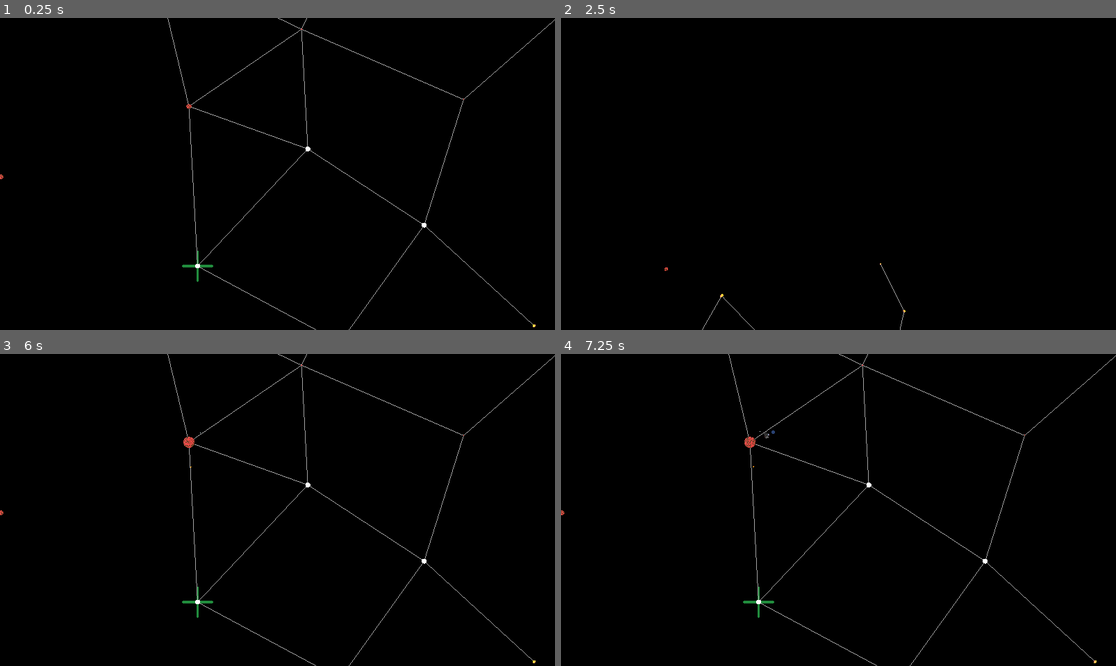
Above: before the commit, frames 1-4 (two rows, left to right).
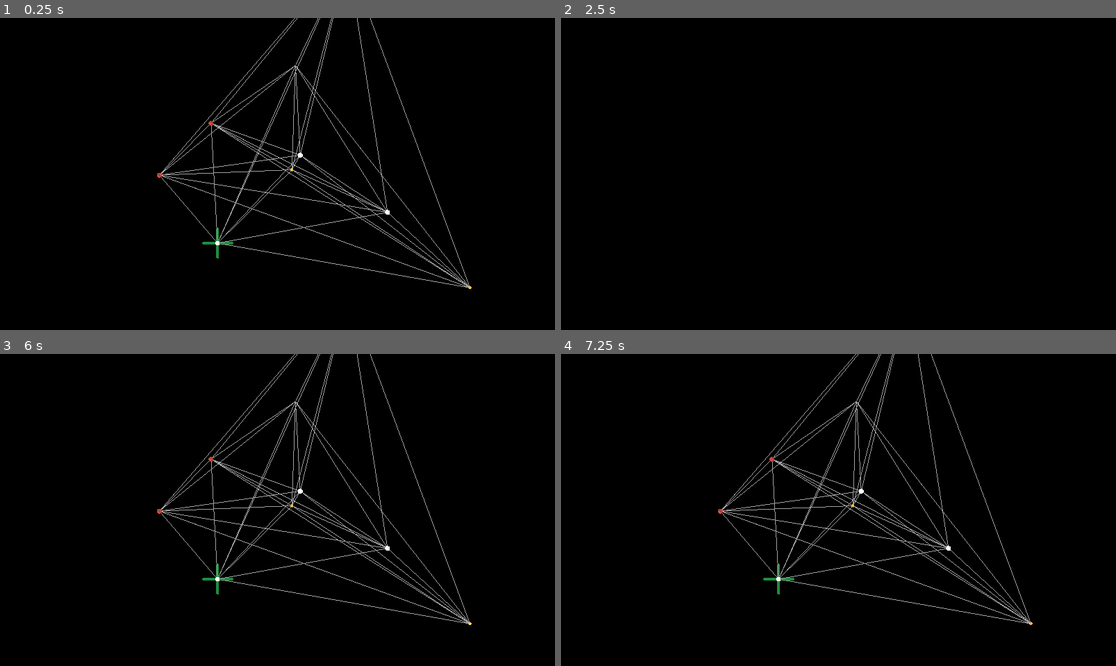
Above: after the commit, the same moments.

Repository: NoahMSchool/SpaceStrategyGame
Game: Godot game, scene res://Galaxy/galaxy.tscn
Same seed, same stepped clock (60 frames per second), same inputs: the game is played once before the commit and once after it.
Inputs (mouse positions are in pixels of both pictures, inside the frame that each line leads up to):
- Up to frame 1 (0.25 s): no input
- Up to frame 2 (2.5 s): tap Enter at 0.5, 2 s; move the mouse to (960, 158) at 0.52 s; tap A (a) at 0.6 s; tap M (m) at 0.8, 1.35 s; tap Space at 1.25 s; move the mouse to (727, 189) at 1.27 s; tap R (r) at 1.55, 2.1 s; move the mouse to (894, 105) at 2.02 s; tap S (s) at 2.3 s
- Up to frame 3 (6 s): tap Space at 2.75, 4.25 s; move the mouse to (249, 572) at 2.77 s; tap S (s) at 2.85 s; tap T (t) at 3.05, 3.6 s; tap Enter at 3.5 s; move the mouse to (444, 556) at 3.52 s; tap X (x) at 3.8, 4.35 s; move the mouse to (111, 463) at 4.27 s; tap Z (z) at 4.55, 5.1 s; move the mouse to (305, 510) at 5.02 s; tap A (a) at 5.3 s; move the mouse to (194, 432) at 5.77 s; click (194, 432) at 5.85 s
- Up to frame 4 (7.25 s): tap M (m) at 6.05 s; move the mouse to (960, 494) at 6.52 s; tap Middle mouse button (MouseWheelClick) at 6.6 s; tap R (r) at 6.8 s

The runs differ from the first frame. In frame 1, 2.8% of the frame differs, in the area x 0-100%, y 0-100%; in frame 2, less than 0.1%; in frame 3, 2.8%; in frame 4, 2.9%.
Error after the commit: Invalid access to property or key 'team' on a base object of type 'Node3D (SolarSystem)'. (res://StarAStar.gd:12)

Commit message:
Made drawing lines seperate from generating AStar

Diff:
--- a/Galaxy/galaxy.tscn
+++ b/Galaxy/galaxy.tscn
@@ -24,8 +24,7 @@
 
 [node name="Galaxy" type="Node3D" unique_id=1524020374]
 script = ExtResource("1_dkrcd")
-min_system_separation = 10.0
-max_system_count = 15
+max_connection_distance = 21
 
 [node name="WorldEnvironment" type="WorldEnvironment" parent="." unique_id=1426894719]
 environment = SubResource("Environment_7c7pm")
--- a/Galaxy/galaxy_generator.gd
+++ b/Galaxy/galaxy_generator.gd
@@ -10,7 +10,8 @@
 	set (val):
 		print("Changing Max Connection to", val)
 		max_connection_distance = val
-		algo = set_up_astar(max_connection_distance)
+		algo = make_astar_algorithm(max_connection_distance)
+		draw_algorithm_lines(algo)
 
 #const galaxy_radius = 100
 @export var disc_height = 10
@@ -86,14 +87,25 @@
 	if systems.size()>0:
 		target_system = systems[0]
 
-	algo = set_up_astar(max_connection_distance)
+	algo = make_astar_algorithm(max_connection_distance)
+	draw_algorithm_lines(algo)
 
+func draw_algorithm_lines(algo: StarAStar3D):
+	Draw3D.delete_planet_lines()
+	var algo_points = algo.get_point_ids()
+	for p1 in algo_points:
+		var p1_pos = algo.get_point_position(p1)
+		var p1_connections = algo.get_point_connections(p1)
+		for p2 in p1_connections:
+			var p2_pos = algo.get_point_position(p2)
+			if not algo.is_filtered(p1, p2):
+				Draw3D.draw_line(p1_pos, p2_pos)
 
-func set_up_astar(max_distance):
+func make_astar_algorithm(max_distance):
 	var new_algo := StarAStar3D.new()
 	#print("Generating with max ", max_distance, " and systems ", systems.size())
 
-	if (!systems.size()):
+	if !systems.size():
 		return new_algo
 
 	new_algo.set_neighbor_filter_enabled(true)
@@ -107,15 +119,12 @@
 		for sys2 in systems:
 			if sys1 != sys2:
 				new_algo.connect_points(sys1.get_instance_id(), sys2.get_instance_id())
-				if sys1.position.distance_to(sys2.position)<max_distance:
-					Draw3D.draw_line(sys1.position,sys2.position)
-	#print("We have systems ", systems.size())
 	return new_algo
 
 func set_system_disabled(sys: SolarSystem, disabled: bool = true):
 	algo.set_point_disabled(sys.get_instance_id(), disabled)
 	print("Setting disabled ", disabled, " on system ", sys)
-
+	draw_algorithm_lines(algo)
 func get_next_step(from, to):
 	var next = null
 	if from and to and from != to:
--- a/SolarSystem/solar_system.gd
+++ b/SolarSystem/solar_system.gd
@@ -284,9 +284,9 @@
 	new_supply_ship.final_destination_system = galaxy.target_system
 
 func accept_ship(ship):
-	print("Accepting at ", self, global_position)
 	if ship.next_system and ship.next_system != self: #check if ship is going to this system
 		return
+	print("Accepting at ", self, global_position)
 	if self != ship.final_destination_system:
 		var next_destination : SolarSystem = galaxy.get_next_step(self, ship.final_destination_system)
 		if next_destination:
--- a/SpaceShip/base_space_ship.gd
+++ b/SpaceShip/base_space_ship.gd
@@ -50,17 +50,18 @@
 #	origin_poisition = temp
 
 func _process(delta: float) -> void:
-	if target_position:
-		$DebugSphereRed.visible = true
-		$DebugSphereRed.global_position = target_position
-	else:
-		$DebugSphereRed.visible = false
+	#if target_position:
+		#$DebugSphereRed.visible = true
+		#$DebugSphereRed.global_position = target_position
+	#else:
+		#$DebugSphereRed.visible = false
+	#$DebugSphereBlue.global_position = follow_position
+	#print(global_position.round(), follow_position.round(), target_position.round())
 	$DebugSphereBlue.global_position = follow_position
-	#print(global_position.round(), follow_position.round(), target_position.round())
 	if in_transmission:
 		pos_last_frame = follow_position
 		follow_position = follow_position.move_toward(target_position, delta*ship_transmission_speed)
-		if follow_position == target_position and pos_last_frame != follow_position: #follow position is being used to determine when transmission finished (also affects 2 lines prior)
+		if follow_position == target_position and pos_last_frame != target_position: #follow position is being used to determine when transmission finished (also affects 2 lines prior)
 			end_transmission()
 	if lock_ship_pos_to_target:
 		global_position = follow_position
--- a/SpaceShip/supply_ship.tscn
+++ b/SpaceShip/supply_ship.tscn
@@ -125,10 +125,12 @@
 
 [node name="DebugSphereRed" type="MeshInstance3D" parent="." unique_id=112448900]
 transform = Transform3D(1, 0, 0, 0, 1, 0, 0, 0, 1, 0, 0.30765298, 0)
+visible = false
 mesh = SubResource("SphereMesh_witln")
 surface_material_override/0 = ExtResource("2_v7hyj")
 
 [node name="DebugSphereBlue" type="MeshInstance3D" parent="." unique_id=942159851]
 transform = Transform3D(1, 0, 0, 0, 1, 0, 0, 0, 1, 0, 0.30765298, 0)
+visible = false
 mesh = SubResource("SphereMesh_witln")
 surface_material_override/0 = ExtResource("3_0ymdx")
--- a/StarAStar.gd
+++ b/StarAStar.gd
@@ -2,11 +2,19 @@
 extends AStar3D
 
 @export var max_distance = 25
+@export var team = 1
 
-func _filter_neighbor(from_id: int, neighbor_id: int) -> bool:
+func is_filtered(from_id: int, neighbor_id: int):
+	if is_point_disabled(from_id) or is_point_disabled(neighbor_id):
+		return true
 	var from_star = instance_from_id(from_id)
 	var to_star = instance_from_id(neighbor_id)
+	if from_star.team != team and to_star.team != team:
+		return true
 
 	var distance = from_star.global_position.distance_to(to_star.global_position)
 	#if greatern than max distance filter
 	return distance > max_distance
+
+func _filter_neighbor(from_id: int, neighbor_id: int) -> bool:
+	return is_filtered(from_id, neighbor_id)
--- /dev/null
+++ b/team.gd
@@ -0,0 +1,8 @@
+extends Resource
+class_name team
+
+
+var team_mat : Material
+var algorithm : StarAStar3D
+
+#func _init() -> void:
Not shown, added: team.gd.uid
